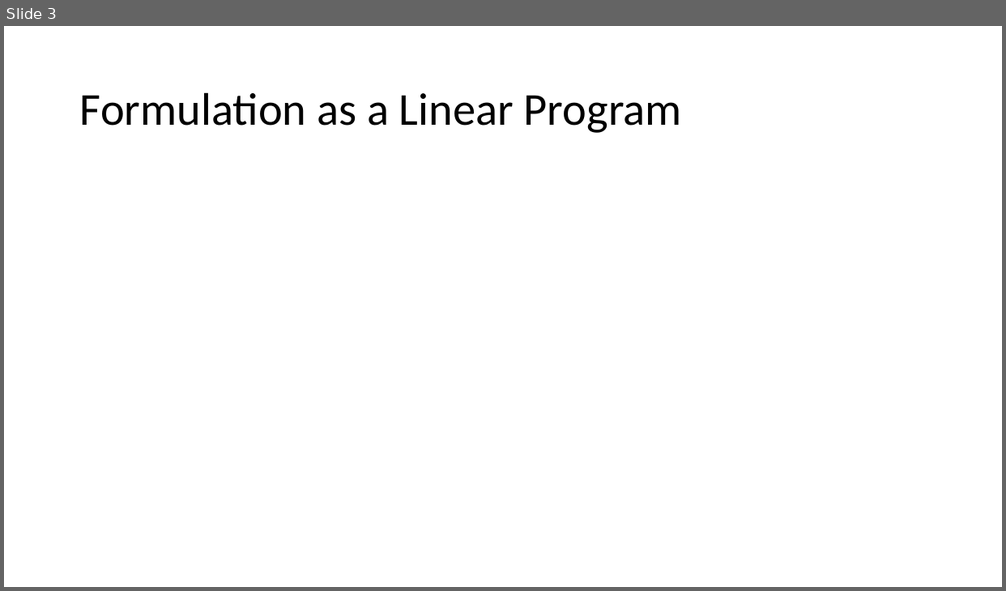
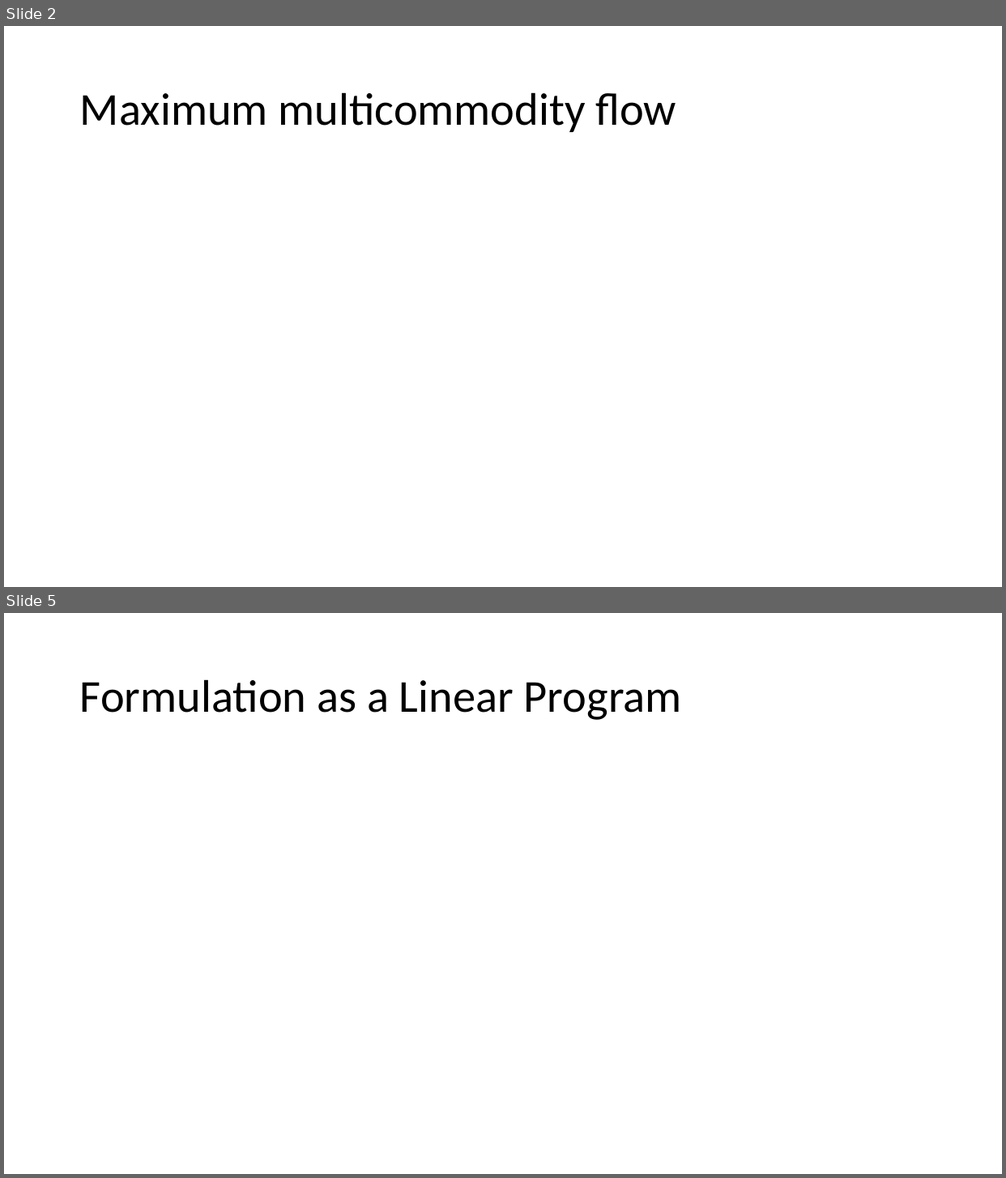
Before and after one commit to Speedphil544/Vortrag, a slide deck: MCFP.pptx. Shown one above the other, each under a label of ours: slide 3 before the commit, slides 2 and 5 after it; the slides between them are not shown. The pictures are 1006x591 and 1006x1178 pixels, drawn with LibreOffice and Linux fonts; fonts in the diff are those of the drawing; grey boxes stand for pictures. Boxes give left, top, right and bottom in pixels: in the first picture for what was removed or moved away, otherwise in the second. Text is boxed around its words. In the diff, an @@ line names an element or a change of style, - is before the commit and + after.

```diff
--- a/MCFP.pptx
+++ b/MCFP.pptx
@@ slide 2 added at [4,26,1002,587], background #FFFFFF @@
@@ title added at [80,92,676,132], 44 pt, text #000000 @@
+Maximum multicommodity flow
@@ what was slide 3 is now slide 5 @@
```
Also in this commit, not shown: 1 slide changed, 8 other slides added, 1 slide removed.
